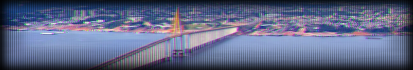
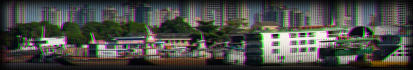
Before/after of a 413px x 70px layered artwork. What changed in the layer stack:
added layer "belem" above "sao luis" over [left=0, top=0, right=413, bottom=70]
added layer "sao luis" above "natal" over [left=0, top=0, right=413, bottom=70]
added layer "natal" above "fortaleza" over [left=0, top=0, right=413, bottom=70]
added layer "fortaleza" above "recife" over [left=0, top=0, right=413, bottom=70]
added layer "recife" above "goiania" over [left=0, top=0, right=413, bottom=70]
added layer "goiania" above "belo horizonte" over [left=0, top=0, right=413, bottom=70]
added layer "belo horizonte" above "curitiba" over [left=0, top=0, right=413, bottom=70]
added layer "curitiba" above "porto alegre" over [left=0, top=0, right=413, bottom=70]
added layer "porto alegre" above "manaus" over [left=0, top=0, right=413, bottom=70]
